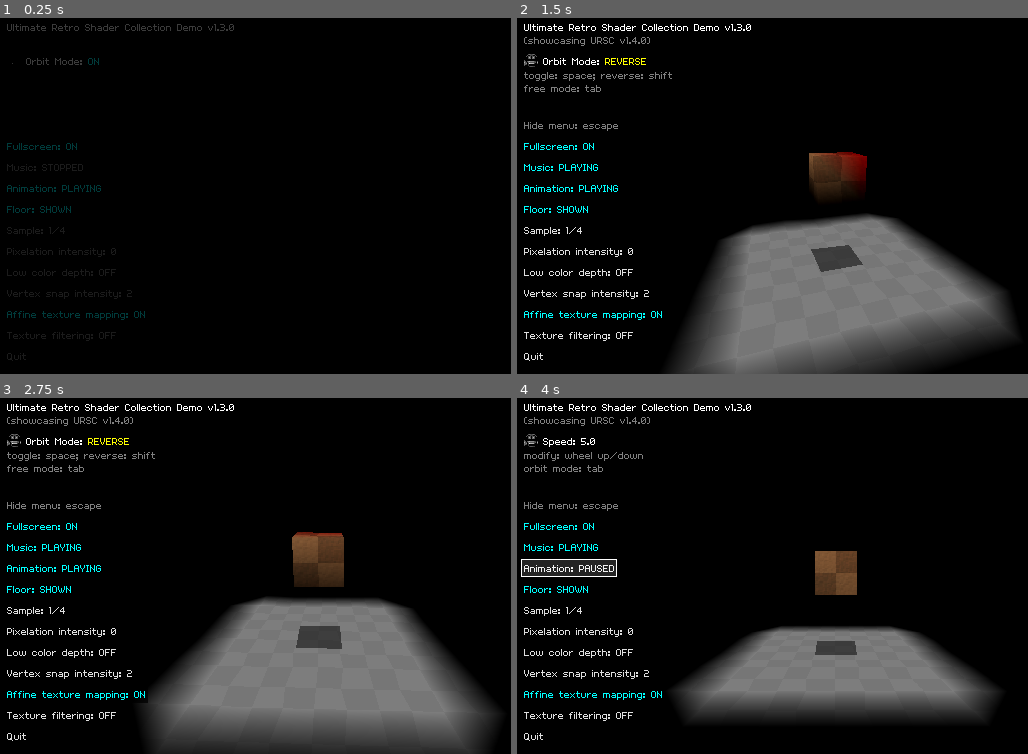
Above: before the commit, frames 1-4 (two rows, left to right).
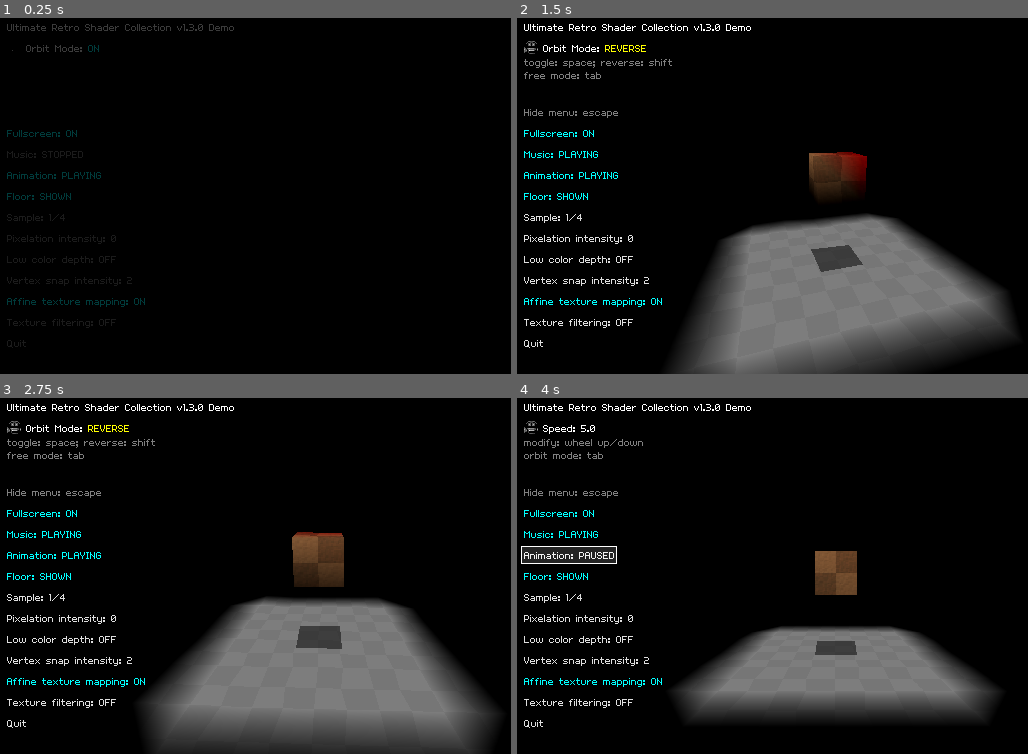
Above: after the commit, the same moments.

Repository: Zorochase/ultimate-retro-shader-collection-demo
Game: Godot game, scene res://app/app.tscn
Two runs of this game, one before a commit and one after it. Both use one fixed random seed, a clock stepped at 60 frames per second and the inputs below.
Inputs (mouse positions are in pixels of both pictures, inside the frame that each line leads up to):
- Up to frame 1 (0.25 s): no input
- Up to frame 2 (1.5 s): move the mouse to (976, 174) at 0.52 s; hold D (move_right) 0.53-1.28 s; tap Mouse wheel down (decrease_speed) at 0.6 s; move the mouse to (711, 210) at 1.27 s; hold S (move_backward) from 1.28 s (still down); tap Shift (flip_spin_direction) at 1.35 s
- Up to frame 3 (2.75 s): move the mouse to (383, 494) at 2.02 s; release S (move_backward) at 2.03 s; hold D (move_right) from 2.03 s (still down); tap Mouse wheel up (increase_speed) at 2.1 s
- Up to frame 4 (4 s): move the mouse to (803, 647) at 2.77 s; release D (move_right) at 2.78 s; hold W (move_forward) 2.78-3.5 s; tap Tab (toggle_free_camera_mode) at 2.85 s; click "Animation: PLAYING" at 3.5 s

The runs differ from the first frame. In frame 1, 2.5% of the frame differs, in the area x 1-46%, y 1-97%; in frame 2, 3.5%; in frame 3, 3.5%; in frame 4, 4.4%, in the area x 0-46%, y 1-97%.

Commit message:
Make window title and title label text the same

Diff:
--- a/app/app.gd
+++ b/app/app.gd
@@ -2,8 +2,6 @@
 
 const REFERENCE_RESOLUTION = Vector2i(640, 360)
 const DESKTOP_MAX_WINDOW_SCALE = 6
-
-const COLLECTION_VERSION = "1.4.0"
 
 static var DEMO_APP_VERSION = ProjectSettings.get_setting("application/config/version")
 static var IS_WEB_VERSION = OS.has_feature("web")
@@ -249,10 +247,10 @@
 func _ready() -> void:
 	_window.min_size = REFERENCE_RESOLUTION
 	_window.msaa_3d = Viewport.MSAA_DISABLED
-	_window.title = "Ultimate Retro Shader Collection Demo (v%s)" % DEMO_APP_VERSION
+	var title = "Ultimate Retro Shader Collection v%s Demo" % DEMO_APP_VERSION
+	_window.title = title
+	_title_label.text = title
 	_fullscreen = true
-
-	_title_label.text %= [DEMO_APP_VERSION, COLLECTION_VERSION]
 
 	_menu_visibility_indicator.visible = not IS_WEB_VERSION
 	_fullscreen_button.visible = not IS_WEB_VERSION
--- a/app/app.tscn
+++ b/app/app.tscn
@@ -185,8 +185,7 @@
 layout_mode = 2
 size_flags_horizontal = 0
 bbcode_enabled = true
-text = "Ultimate Retro Shader Collection Demo v%s
-[color=#808080](showcasing URSC v%s)"
+text = "Title"
 fit_content = true
 scroll_active = false
 autowrap_mode = 0
